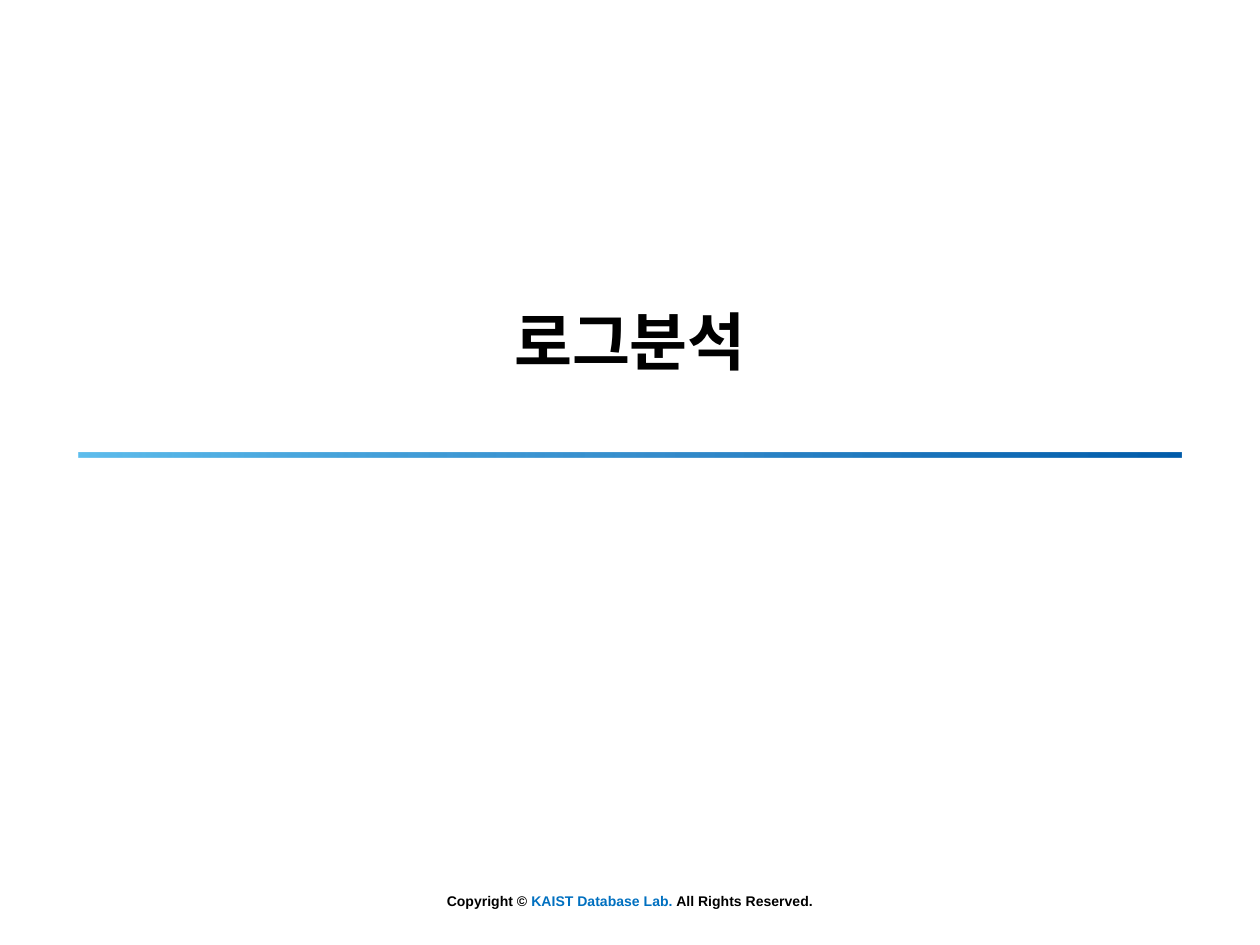
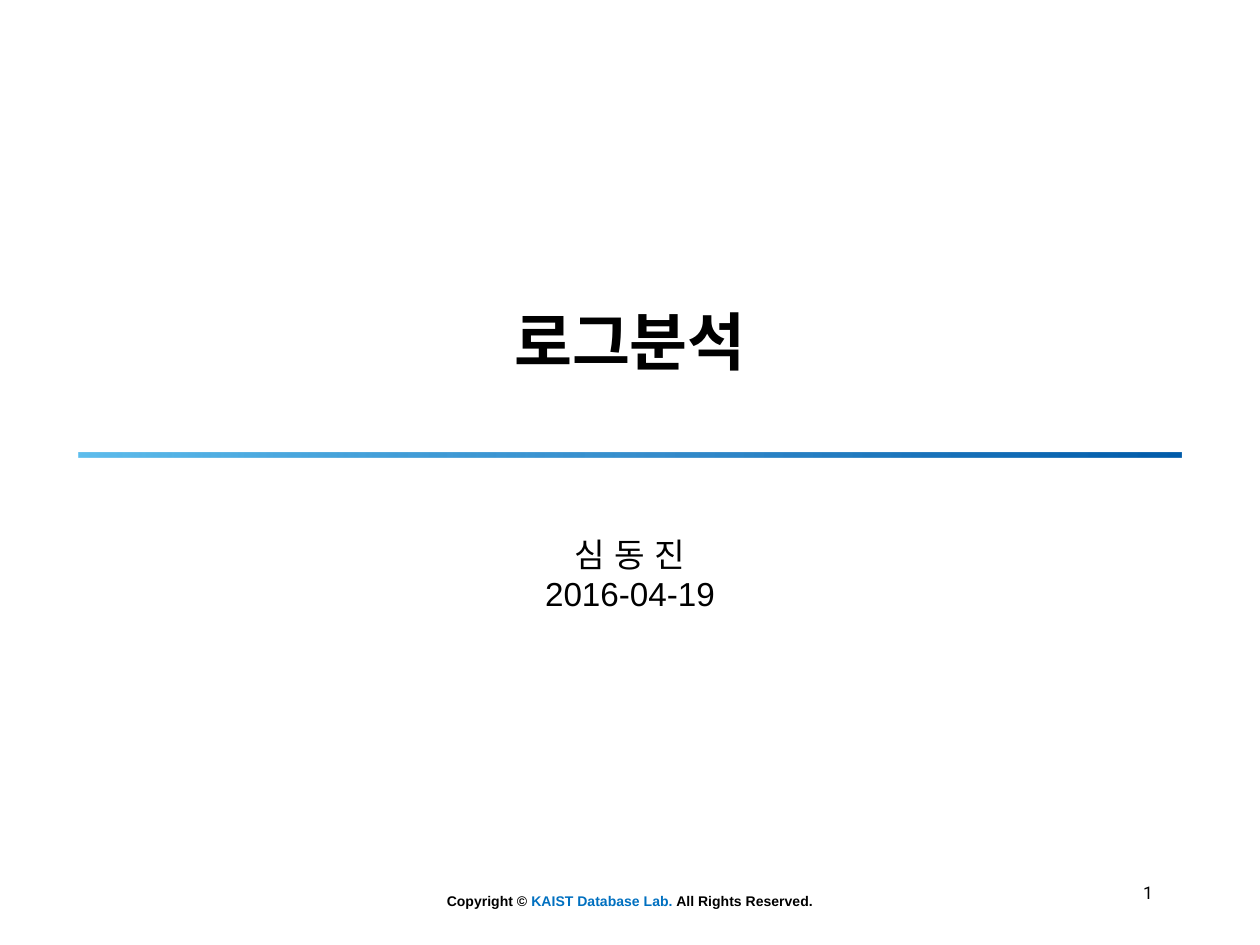
Before and after one commit to simdj/entry_log_analysis, a slide deck: slide 1 of 160419 로그분석 - 3.pptx. Drawn at 1260x945 pixels with LibreOffice and Linux fonts; fonts in the diff are those of the drawing; background and template pictures are left out. Boxes give left, top, right and bottom in pixels: in the first picture for what was removed or moved away, otherwise in the second. Text is boxed around its words. In the diff, an @@ line names an element or a change of style, - is before the commit and + after.

```diff
--- a/160419 로그분석 - 3.pptx
+++ b/160419 로그분석 - 3.pptx
@@ subtitle added at [545,539,715,607], 19 pt, text #000000 @@
+심 동 진
+2016-04-19
@@ page number added at [1143,886,1153,899], 10 pt, text #000000 @@
+1
```
Also in this commit, not shown: 2 other slides changed, 26 slides added, 9 slides removed, 9 other files.
